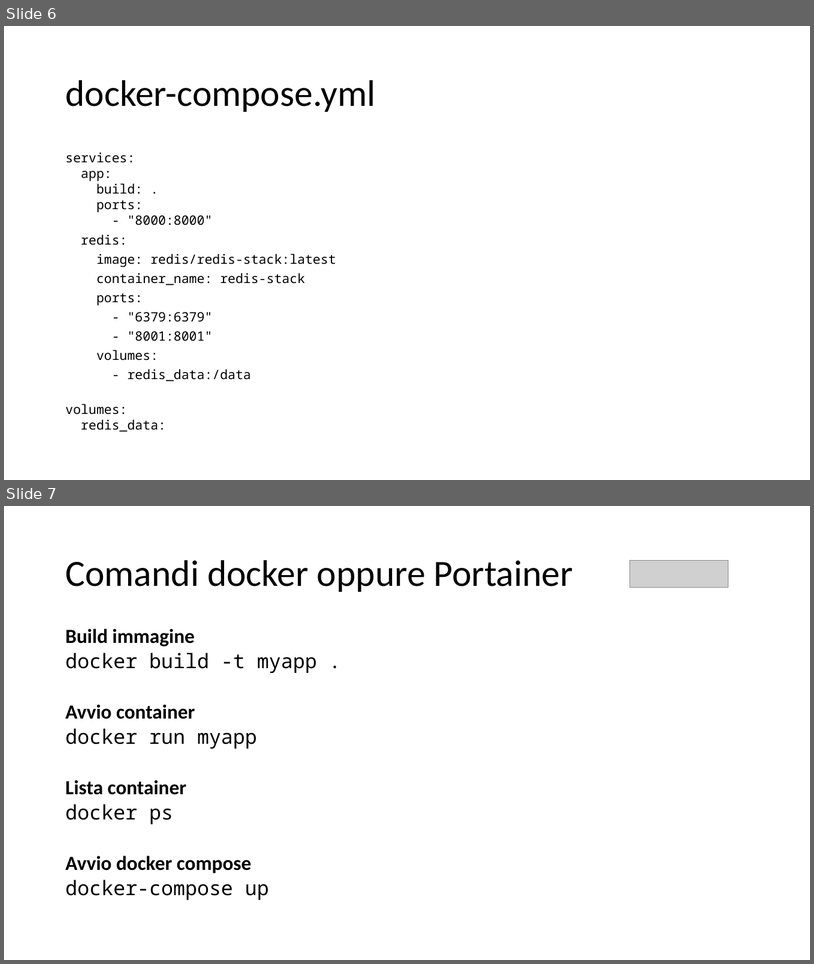
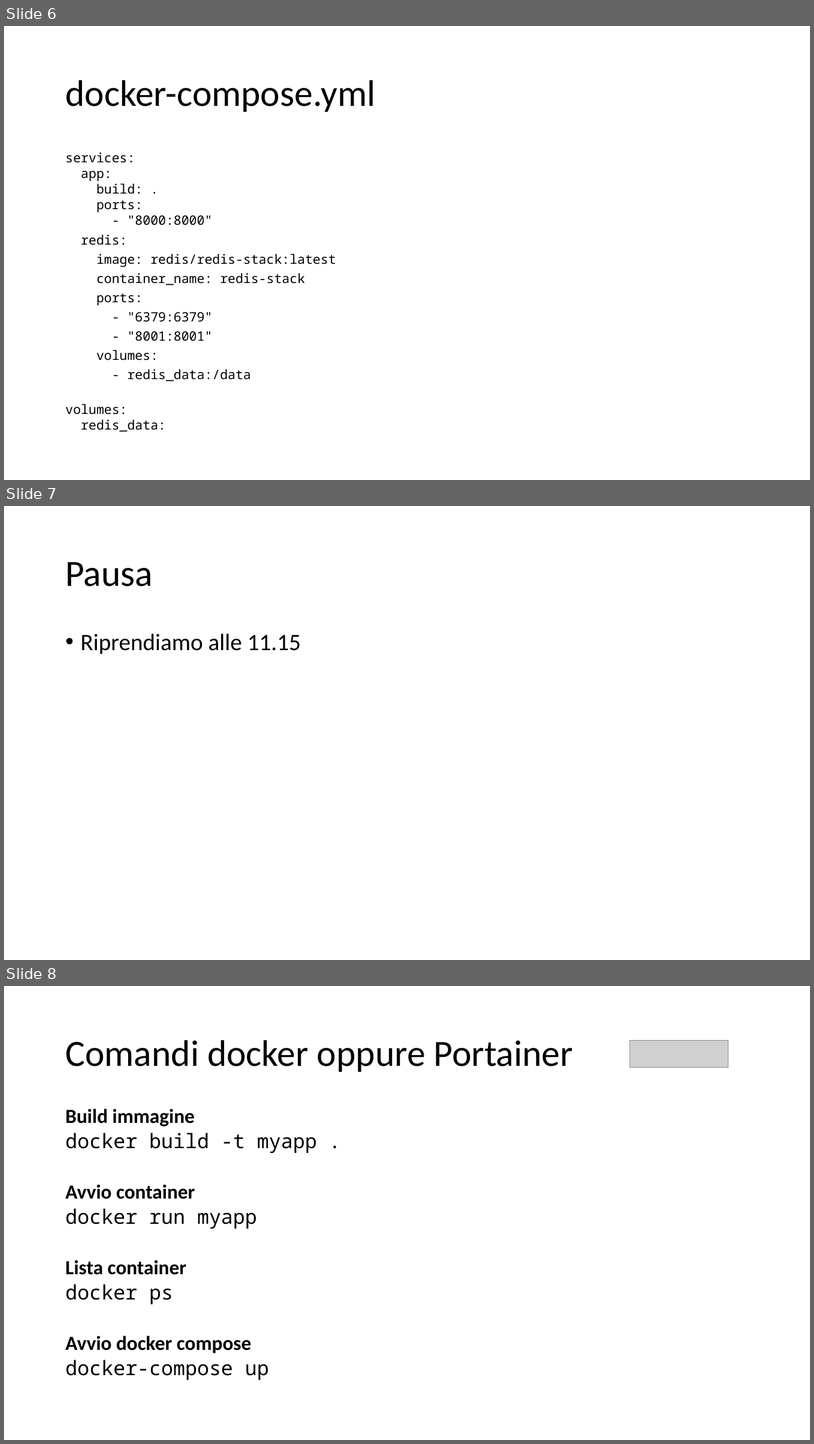
Before and after one commit to dipialx/Corso-Python, a slide deck: Lez6.pptx. Shown one above the other, each under a label of ours: slides 6 and 7 before the commit, slides 6, 7 and 8 after it. The pictures are 814x964 and 814x1444 pixels, drawn with LibreOffice and Linux fonts; fonts in the diff are those of the drawing; grey boxes stand for pictures. Boxes give left, top, right and bottom in pixels: in the first picture for what was removed or moved away, otherwise in the second. Text is boxed around its words. In the diff, an @@ line names an element or a change of style, - is before the commit and + after.

```diff
--- a/Lez6.pptx
+++ b/Lez6.pptx
@@ slide 7 added at (4, 506, 810, 960), background #FFFFFF @@
@@ title added at (65, 562, 153, 586), 44 pt, text #000000 @@
+Pausa
@@ text added at (81, 633, 301, 654), 28 pt, text #000000 @@
+• Riprendiamo alle 11.15
@@ what was slide 7 is now slide 8 @@
```
Also in this commit, not shown: 2 slides changed, 17 other files.
